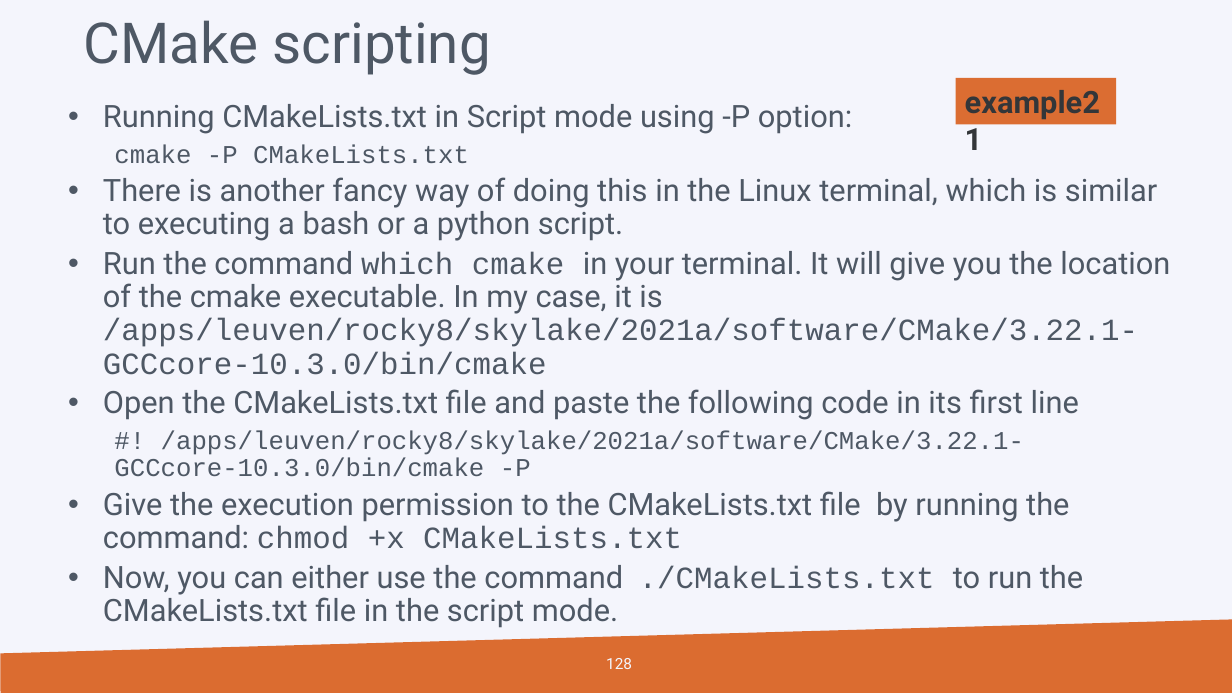
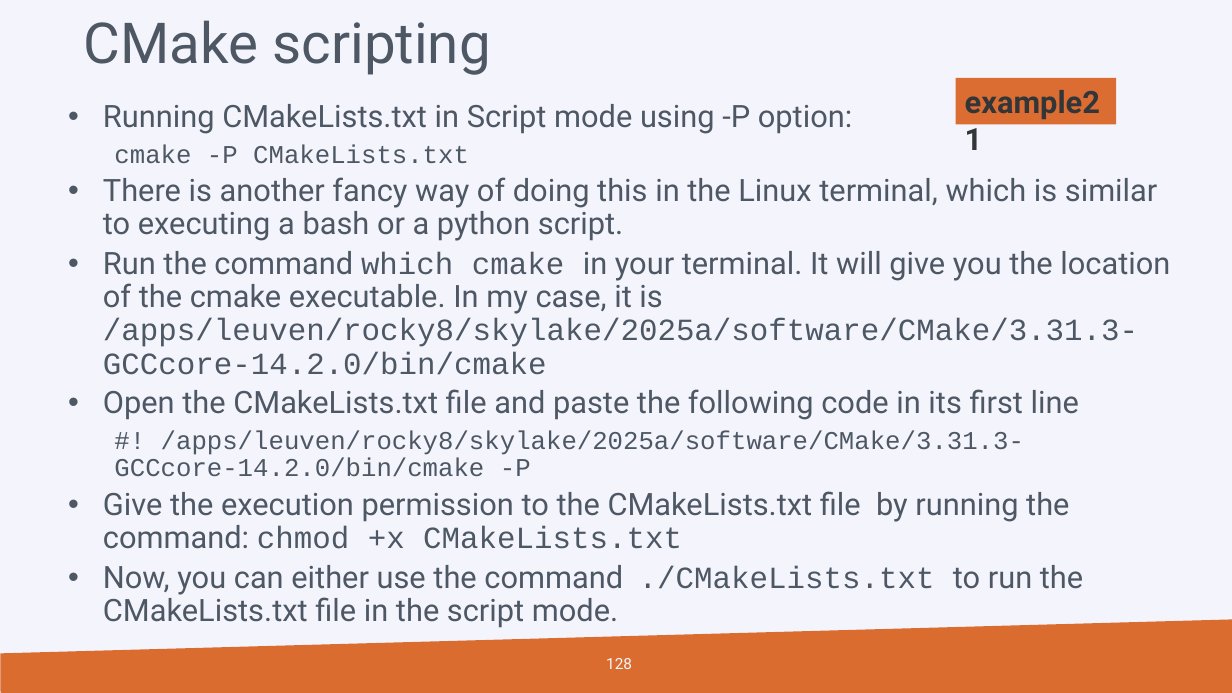
Before and after one commit to hpcleuven/CMake-intro, a slide deck: slide 128 of CMake-introduction.pptx. Drawn at 1232x693 pixels with LibreOffice and Linux fonts; fonts in the diff are those of the drawing; background and template pictures are left out. Boxes give left, top, right and bottom in pixels: in the first picture for what was removed or moved away, otherwise in the second. Text is boxed around its words. In the diff, an @@ line names an element or a change of style, - is before the commit and + after.

```diff
--- a/CMake-introduction.pptx
+++ b/CMake-introduction.pptx
@@ text at <box>103,251,1170,375</box>: text changed @@
-  • Run the command which cmake in your terminal. It will give you the location of the cmake executable. In my case, it is /apps/leuven/rocky8/skylake/2021a/software/CMake/3.22.1-GCCcore-10.3.0/bin/cmake
+  • Run the command which cmake in your terminal. It will give you the location of the cmake executable. In my case, it is /apps/leuven/rocky8/skylake/2025a/software/CMake/3.31.3-GCCcore-14.2.0/bin/cmake
@@ text at <box>114,430,1024,477</box>: text changed @@
-    #! /apps/leuven/rocky8/skylake/2021a/software/CMake/3.22.1-GCCcore-10.3.0/bin/cmake -P
+    #! /apps/leuven/rocky8/skylake/2025a/software/CMake/3.31.3-GCCcore-14.2.0/bin/cmake -P
```
Also in this commit, not shown: 1 other file.
